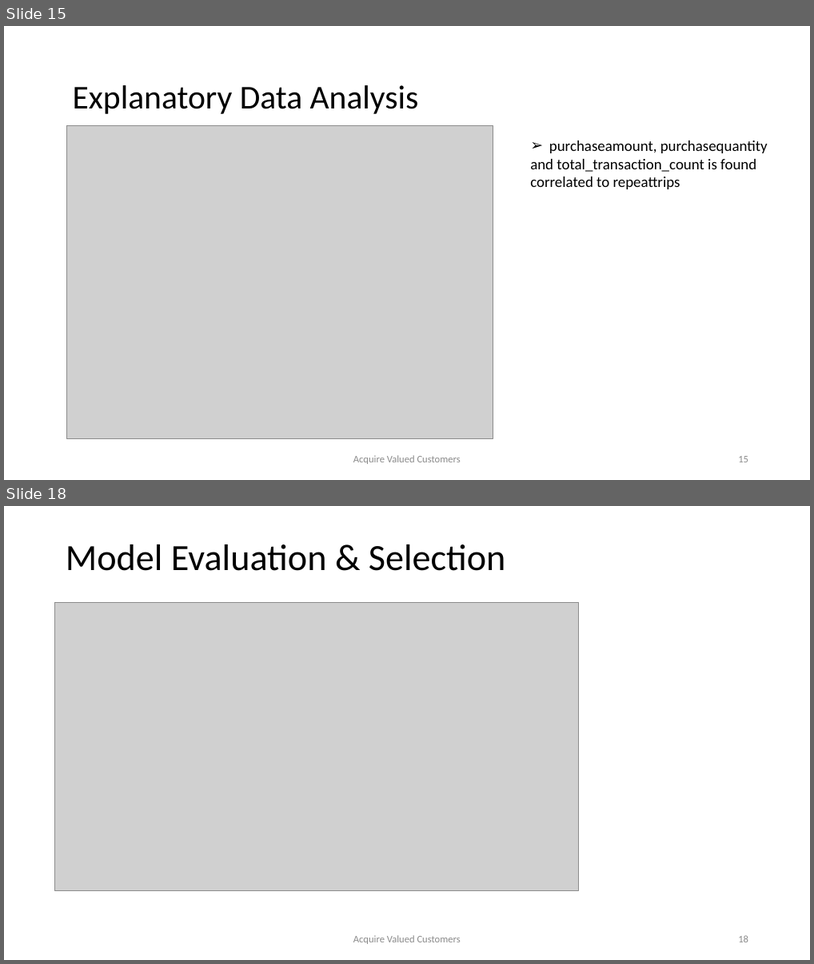
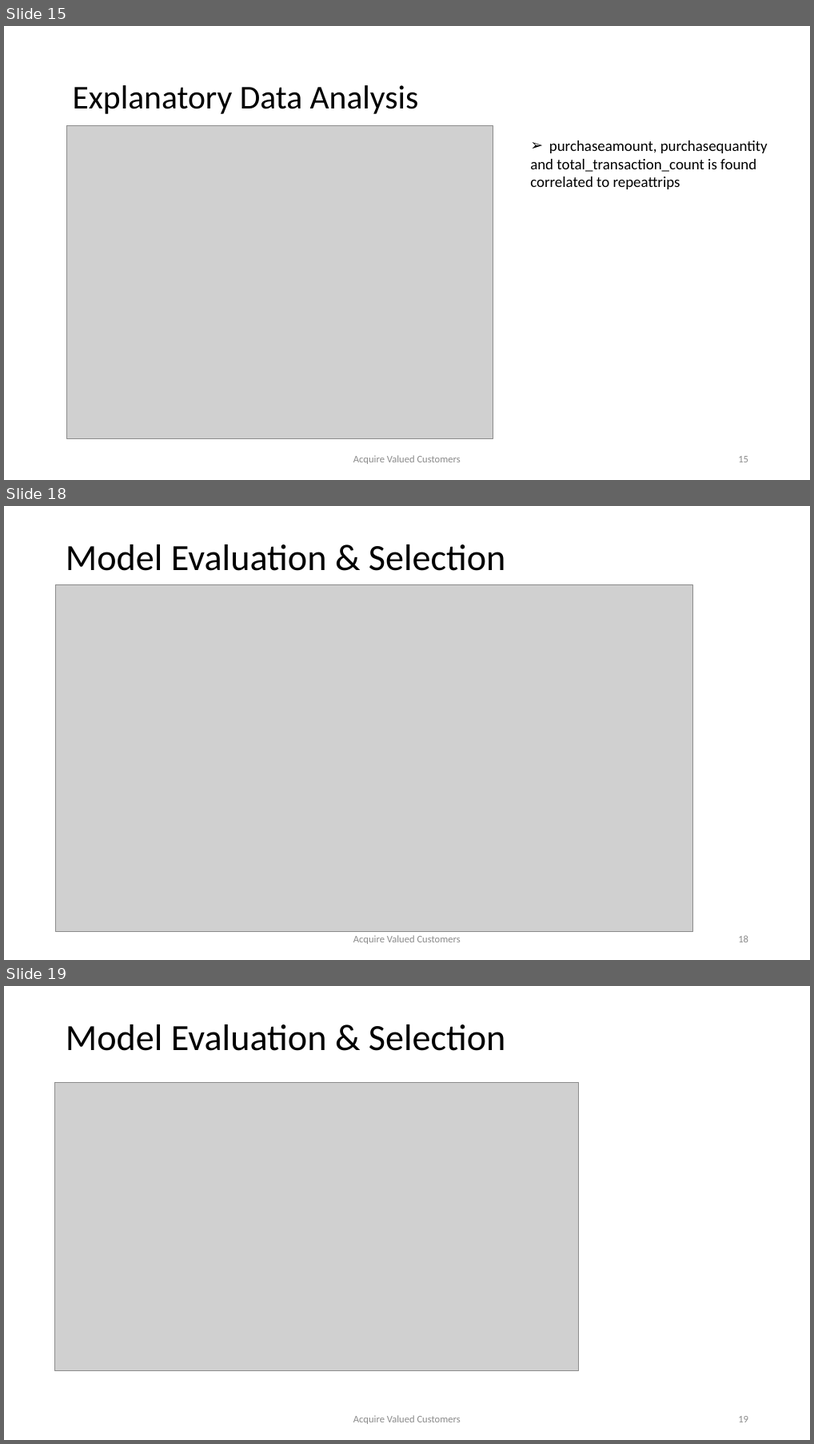
Before and after one commit to samudassir/acquirevaluedcustomers, a slide deck: project_report/project_presentation_II.pptx. Shown one above the other, each under a label of ours: slides 15 and 18 before the commit, slides 15, 18 and 19 after it; the slides between them are not shown. The pictures are 814x964 and 814x1444 pixels, drawn with LibreOffice and Linux fonts; fonts in the diff are those of the drawing; grey boxes stand for pictures. Boxes give left, top, right and bottom in pixels: in the first picture for what was removed or moved away, otherwise in the second. Text is boxed around its words. In the diff, an @@ line names an element or a change of style, - is before the commit and + after.

```diff
--- a/project_report/project_presentation_II.pptx
+++ b/project_report/project_presentation_II.pptx
@@ slide 18 added at (4, 506, 810, 960), background #FFFFFF @@
@@ title added at (66, 544, 506, 571), 44 pt, text #000000 @@
+Model Evaluation & Selection
@@ picture added at (55, 584, 693, 932) @@
@@ text added at (354, 935, 461, 944), 12 pt, text #8C8C8C @@
+Acquire Valued Customers
@@ page number added at (738, 935, 749, 942), 12 pt, text #8C8C8C @@
+18
@@ what was slide 18 is now slide 19 @@
```
Also in this commit, not shown: 3 slides changed, 6 other files.
